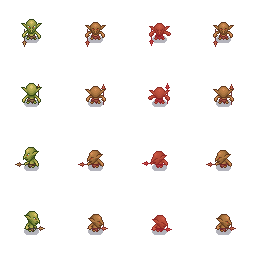
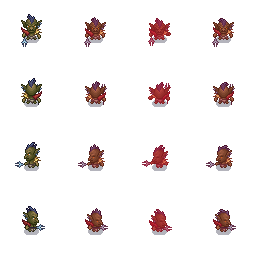
Layers edited between the first and the second 256×256 image:
painted on "red30" (1st of 16, in "Hurt_front" › "Frame 4") over <box>212,18,234,47</box>
painted on "head" (1st of 16, in "Hurt_front" › "Frame 4") over <box>213,18,234,35</box>
painted on "red60" (2nd of 16, in "Hurt_front" › "Frame 3") over <box>148,18,170,46</box>
painted on "head" (2nd of 16, in "Hurt_front" › "Frame 3") over <box>149,18,170,36</box>
painted on "red30" (3rd of 16, in "Hurt_front" › "Frame 2") over <box>84,17,106,47</box>
painted on "head" (3rd of 16, in "Hurt_front" › "Frame 2") over <box>85,17,106,35</box>
painted on "head" (4th of 16, in "Hurt_front" › "Frame 1") over <box>21,14,42,34</box>
painted on "red30" (5th of 16, in "Hurt_back" › "Frame 4") over <box>213,82,235,100</box>
painted on "red60" (6th of 16, in "Hurt_back" › "Frame 3") over <box>149,82,171,100</box>
painted on "head" (6th of 16, in "Hurt_back" › "Frame 3") over <box>149,82,170,99</box>
painted on "red30" (7th of 16, in "Hurt_back" › "Frame 2") over <box>85,81,107,101</box>
painted on "head" (7th of 16, in "Hurt_back" › "Frame 2") over <box>85,81,106,98</box>
painted on "head" (8th of 16, in "Hurt_back" › "Frame 1") over <box>21,78,42,96</box>
painted on "red30" (9th of 16, in "Hurt_left" › "Frame 4") over <box>206,145,233,168</box>
painted on "red60" (10th of 16, in "Hurt_left" › "Frame 3") over <box>142,145,169,167</box>
painted on "head" (10th of 16, in "Hurt_left" › "Frame 3") over <box>151,145,168,165</box>
painted on "red30" (11th of 16, in "Hurt_left" › "Frame 2") over <box>78,144,105,168</box>
painted on "head" (11th of 16, in "Hurt_left" › "Frame 2") over <box>87,144,104,164</box>
painted on "red30" (13th of 16, in "Hurt_right" › "Frame 4") over <box>213,209,236,229</box>
painted on "red60" (14th of 16, in "Hurt_right" › "Frame 3") over <box>149,209,172,230</box>
painted on "red30" (15th of 16, in "Hurt_right" › "Frame 2") over <box>85,208,108,229</box>
…and 43 more changes (8 added, 35 painted)